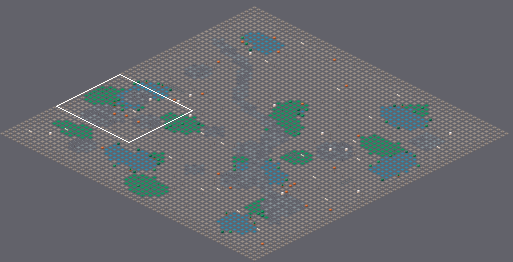
Two states of a Tiled map (JSON), content/areas/soggy-bog.tmj. Above: a wide view before the commit, with the close-up outlined.
Close-up. Old version:
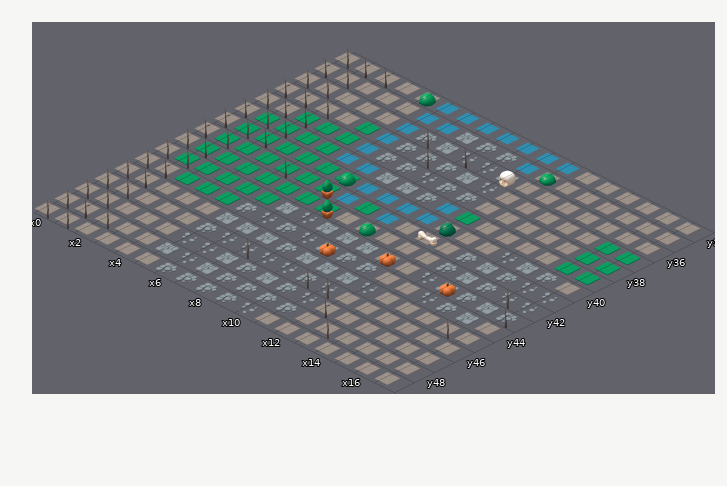
Cells are 192x96 px. Isometric: x runs down to the right, y down to the left. Shown: x 0..17, y 34..49. The commit also changed other parts of the map, which this record leaves out.
Once edited:
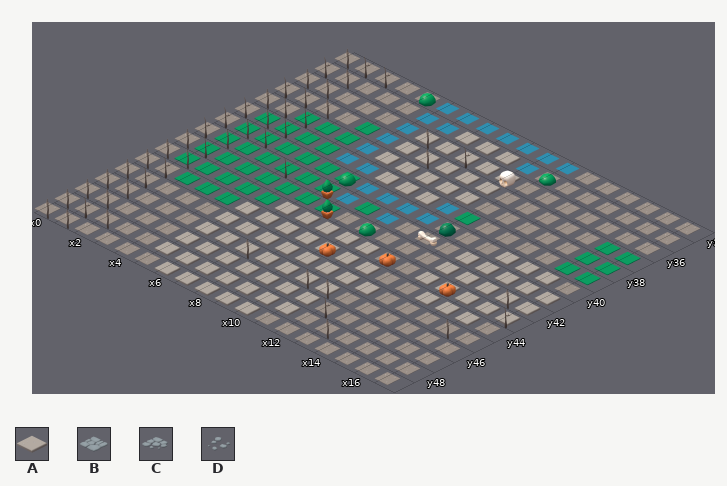
Key: from "kaykit": A 11 "halloween_floor_dirt", B 13 "halloween_path_B", C 14 "halloween_path_C", D 15 "halloween_path_D".
_ is an empty cell.
Edits made:
Layer "floor":
Tile B gives way to tile A in row 35 at x 7; in row 36 at x 7 and 10; in row 37 at x 9; in row 39 at x 7 to 8; in row 40 at x 15; in rows 41 to 42 at x 14.
Tile B gives way to tile A in row 43 at x 6, 8 to 10, 14 and 16; in row 44 at x 9 and 16; in row 45 at x 5 to 7 and 9 to 11; in row 47 at x 7 and 9; in row 48 at x 5 and 7.
Tile C gives way to tile A in row 35 at x 8 to 9; in row 36 at x 6; in row 37 at x 6 to 8; in row 38 at x 6 to 7 and 9 to 10; in row 39 at x 9; in row 40 at x 16.
Tile C gives way to tile A in rows 41 to 42 at x 13 and 15; in row 43 at x 15 and 17; in row 44 at x 5, 7, 10 to 11 and 15; in row 45 at x 8; in row 46 at x 5 and 10; in row 47 at x 8 and 10.
Tile C gives way to tile A in row 48 at x 8 to 11; in row 49 at x 6 to 9.
Tile D gives way to tile A in row 36 at x 8 to 9; in row 37 at x 10; in row 38 at x 8; in row 40 at x 14; in rows 41 to 42 at x 16 to 17; in row 43 at x 7 and 13.
Tile D gives way to tile A in row 44 at x 6, 8 and 14; in row 45 at x 12; in row 46 at x 6 to 9 and 11; in row 47 at x 5 to 6 and 11; in row 48 at x 6; in row 49 at x 10.
Pixel boxes of the changes (left, top, right, bottom) in both close-ups:
changed: (155, 131, 561, 326)
